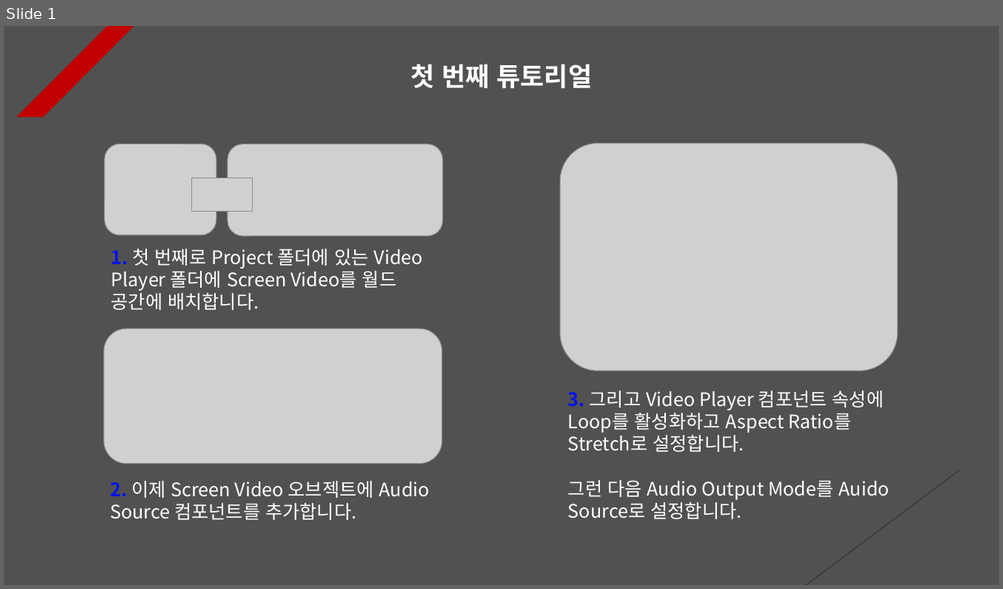
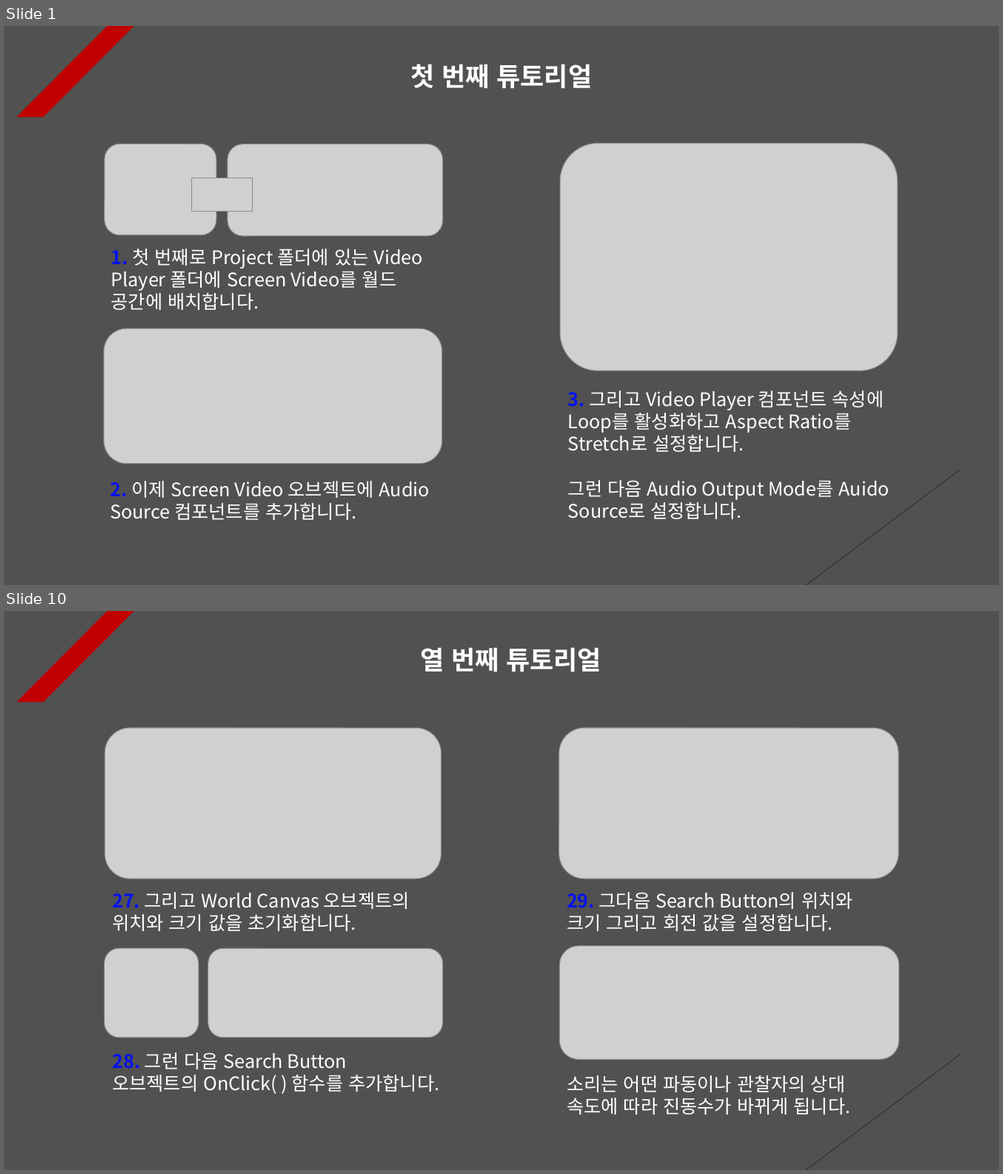
Before and after one commit to Unity2033/3D-UnityEngine, a slide deck: Assets/Sound/PPT Data/Sound Example.pptx. Shown one above the other, each under a label of ours: slide 1 before the commit, slides 1 and 10 after it; the slides between them are not shown. The pictures are 1003x589 and 1003x1174 pixels, drawn with LibreOffice and Linux fonts; fonts in the diff are those of the drawing; grey boxes stand for pictures. Boxes give left, top, right and bottom in pixels: in the first picture for what was removed or moved away, otherwise in the second. Text is boxed around its words. In the diff, an @@ line names an element or a change of style, - is before the commit and + after.

```diff
--- a/Assets/Sound/PPT Data/Sound Example.pptx
+++ b/Assets/Sound/PPT Data/Sound Example.pptx
@@ slide 10 added at [4,611,999,1170], background #515151; not listed: 2 template elements that a slide beside it also shows @@
@@ text added at [421,647,602,672], 25 pt, text #FFFFFF, bold @@
+열 번째 튜토리얼
@@ picture added at [105,728,441,879] @@
@@ picture added at [559,728,899,879] @@
@@ text added at [112,892,410,931], 18 pt, text #FFFFFF @@
+27. 그리고 World Canvas 오브젝트의 위치와 크기 값을 초기화합니다.
@@ text added at [566,892,853,931], 18 pt, text #FFFFFF @@
+29. 그다음 Search Button의 위치와 크기 그리고 회전 값을 설정합니다.
@@ picture added at [104,949,198,1039] @@
@@ picture added at [208,949,443,1038] @@
@@ picture added at [560,946,899,1059] @@
@@ text added at [112,1053,439,1094], 18 pt, text #FFFFFF @@
+28. 그런 다음 Search Button 오브젝트의 OnClick( ) 함수를 추가합니다.
@@ text added at [566,1076,851,1115], 18 pt, text #FFFFFF @@
+소리는 어떤 파동이나 관찰자의 상대 속도에 따라 진동수가 바뀌게 됩니다.
```
Also in this commit, not shown: 8 slides changed, 4 other slides added, 2 slides removed, 29 other files.
